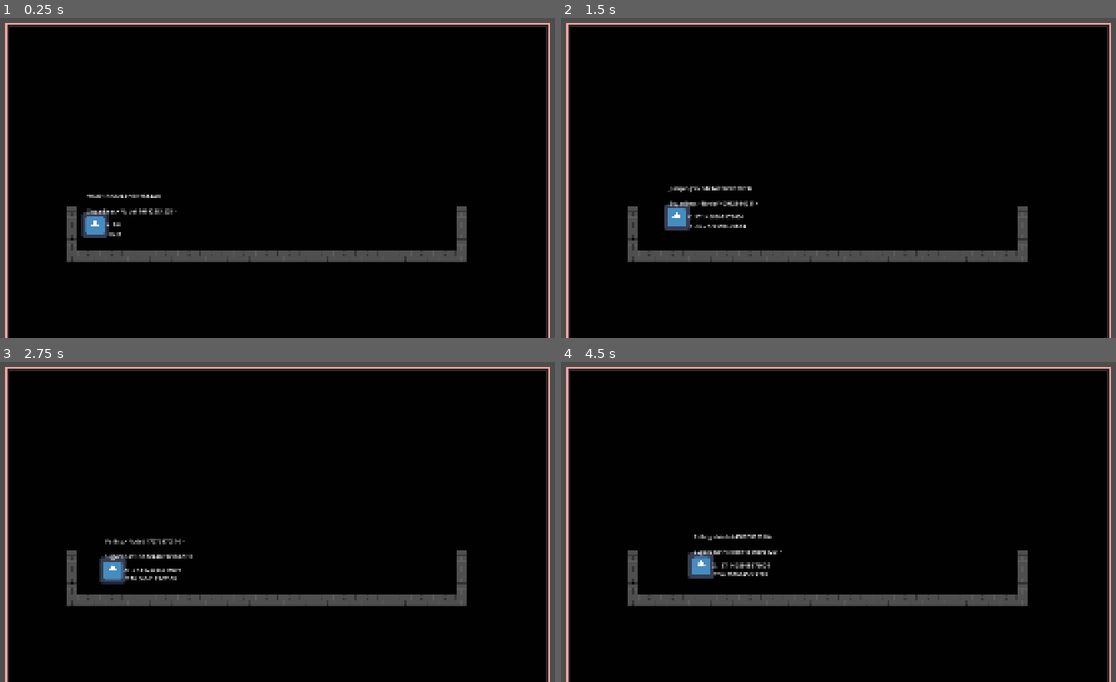
Above: before the commit, frames 1-4 (two rows, left to right).
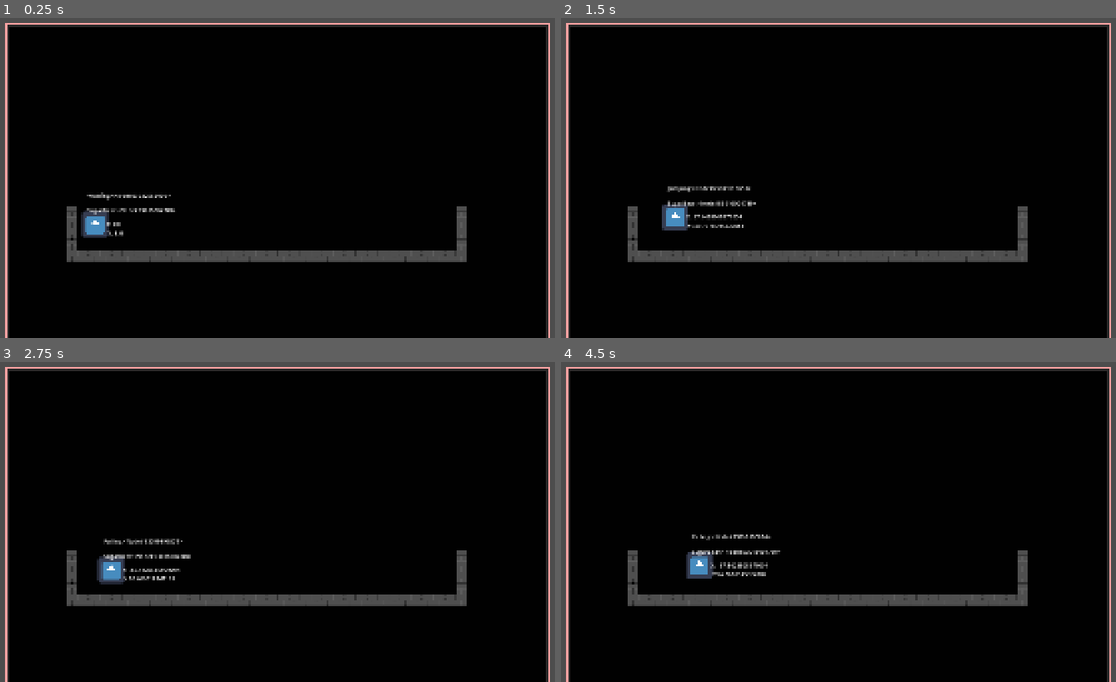
Above: after the commit, the same moments.

Repository: CamdenPix/GameOff-2026
Game: Godot game, scene res://scenes/main_game.tscn
Two runs of this game, one before a commit and one after it. Both use one fixed random seed, a clock stepped at 60 frames per second and the inputs below. The engine's default icon, where the game draws it, is replaced by a stand-in: a white triangle on a blue panel in a dark square.
Inputs:
- Up to frame 1 (0.25 s): no input
- Up to frame 2 (1.5 s): tap Enter at 0.5 s; hold D (move_right) from 0.53 s (still down); tap T at 0.6 s; tap Space (jump) at 0.77, 0.8, 1.07, 1.35 s
- Up to frame 3 (2.75 s): tap Space (jump) at 1.52, 1.82, 2.3 s; tap T at 1.55, 2.1 s; release D (move_right) at 2.03 s; hold A (move_left) from 2.03 s (still down)
- Up to frame 4 (4.5 s): release A (move_left) at 2.78 s; hold D (move_right) 2.78-4.28 s; tap T at 2.85, 4.35 s; tap Space (jump) at 3.02, 3.32, 3.6, 3.77, 4.07 s; hold A (move_left) from 4.28 s (still down)

The runs differ from the first frame. In frame 1, 0.4% of the frame differs, in the area x 14-32%, y 54-69%; in frame 2, 0.6%; in frame 3, 0.7%; in frame 4, 0.7%, in the area x 22-40%, y 53-68%.

Commit message:
OK Made the state machines allot more stable with error messaging

Diff:
--- a/Scripts/Abstract State Scripts/child_state_machine.gd
+++ b/Scripts/Abstract State Scripts/child_state_machine.gd
@@ -18,6 +18,7 @@
 @export var deactive_state: State
 @export var base_state: State
 var localOldStateMachine: ChildStateMachine
+
 
 @export_category("Movement Parameters")
 @export var Jump_Peak_Time: float = .5
@@ -44,6 +45,8 @@
 var current_state: State
 
 func _ready() -> void:
+	if debug_state_label == null and no_debug_labels == true:
+		push_error(self.name + ': Hey man the debug state label or no debug label needs to be set')
 	animal = null
 	Calculate_Movement_Parameters()
 
@@ -55,6 +58,7 @@
 	pass
 
 func init(parent: Player) -> void:
+	remote_view_animal_name = self.name
 	for child in get_children():
 		child.parent = parent
 		child.animal = self
@@ -66,6 +70,9 @@
 		current_state.exit(new_state)
 	var old_state = current_state
 	current_state = new_state
+
+	if new_state == null:
+		push_error('animal: ' + self.name + 'had a new state be null. if this happened at start of the game check if starting state, deactive state and base state are set')
 	if no_debug_labels == false:
 		debug_state_label.text = new_state.to_string()
 	current_state.enter(old_state)
--- a/Scripts/Abstract State Scripts/state.gd
+++ b/Scripts/Abstract State Scripts/state.gd
@@ -7,11 +7,14 @@
 @export
 var custom_animation_logic: bool = false
 
-
+var remote_view_animal_name: String
 @export
 var parent: CharacterBody2D
 var localOldState: State
 var animal: ChildStateMachine
+
+func _ready() -> void:
+	remote_view_animal_name = self.name
 
 func enter(oldState: State) -> void:
 	#parent.animations.play(animation_name)
--- /dev/null
+++ b/Scripts/Player/Bird/dashing.gd
@@ -0,0 +1,12 @@
+extends DashingState
+
+func additional_exit_logic(newState: State) -> void:
+	return
+func additional_enter_logic(oldState: State) -> void:
+	return
+func additional_process_physics_logic(delta:float) -> State:
+	return
+func additional_process_frame_logic(delta:float) -> State:
+	return
+func additional_process_input_logic(event: InputEvent) -> State:
+	return
--- /dev/null
+++ b/Scripts/Player/Bird/falling.gd
@@ -0,0 +1,12 @@
+extends FallingState
+
+func additional_exit_logic(newState: State) -> void:
+	return
+func additional_enter_logic(oldState: State) -> void:
+	return
+func additional_process_physics_logic(delta:float) -> State:
+	return
+func additional_process_frame_logic(delta:float) -> State:
+	return
+func additional_process_input_logic(event: InputEvent) -> State:
+	return
--- a/Scripts/Player/Bird/flap_wing.gd
+++ b/Scripts/Player/Bird/flap_wing.gd
@@ -1,8 +1,7 @@
 @icon("res://assets/chip-svgrepo-com.svg")
-extends State
+class_name FlappingState extends State
 
 func enter(oldState: State) -> void:
-	#parent.animations.play(animation_name)
 
 	pass
 
--- /dev/null
+++ b/Scripts/Player/Bird/idle.gd
@@ -0,0 +1,12 @@
+extends IdleState
+
+func additional_exit_logic(newState: State) -> void:
+	return
+func additional_enter_logic(oldState: State) -> void:
+	return
+func additional_process_physics_logic(delta:float) -> State:
+	return
+func additional_process_frame_logic(delta:float) -> State:
+	return
+func additional_process_input_logic(event: InputEvent) -> State:
+	return
--- /dev/null
+++ b/Scripts/Player/Bird/jumping.gd
@@ -0,0 +1,14 @@
+extends JumpingState
+
+@export var Flapping: FlappingState
+
+func additional_exit_logic(newState: State) -> void:
+	return
+func additional_enter_logic(oldState: State) -> void:
+	return
+func additional_process_physics_logic(delta:float) -> State:
+	return
+func additional_process_frame_logic(delta:float) -> State:
+	return
+func additional_process_input_logic(event: InputEvent) -> State:
+	return
--- /dev/null
+++ b/Scripts/Player/Bird/landing.gd
@@ -0,0 +1,12 @@
+extends LandingState
+
+func additional_exit_logic(newState: State) -> void:
+	return
+func additional_enter_logic(oldState: State) -> void:
+	return
+func additional_process_physics_logic(delta:float) -> State:
+	return
+func additional_process_frame_logic(delta:float) -> State:
+	return
+func additional_process_input_logic(event: InputEvent) -> State:
+	return
--- /dev/null
+++ b/Scripts/Player/Bird/walk.gd
@@ -0,0 +1,18 @@
+extends WalkingState
+
+func additional_exit_logic(newState: State) -> void:
+	return
+func additional_enter_logic(oldState: State) -> void:
+	return
+func additional_process_physics_logic(delta:float) -> State:
+	return
+func additional_process_frame_logic(delta:float) -> State:
+	return
+func additional_process_input_logic(event: InputEvent) -> State:
+	if event is InputEventKey and event.pressed:
+		if event.keycode == KEY_T:
+			print("t")
+			parent.velocity.x *= 2
+	return
+func additional_move_logic(delta:float) -> void:
+	return
--- a/scenes/player.tscn
+++ b/scenes/player.tscn
@@ -3,15 +3,20 @@
 [ext_resource type="Script" uid="uid://dnsp2xc5r75m3" path="res://Scripts/Player/player_parent_state_machine.gd" id="1_3vyb7"]
 [ext_resource type="Script" uid="uid://chc56cy76um8y" path="res://scenes/player.gd" id="1_dqkch"]
 [ext_resource type="Script" uid="uid://ca8ix522mmcvv" path="res://Scripts/Player/Bird/bird_state_machine.gd" id="2_g2els"]
-[ext_resource type="Script" uid="uid://cydbmyrb042lj" path="res://Scripts/Player/Bird/grounded_jump.gd" id="3_qhqgy"]
 [ext_resource type="Script" uid="uid://cwjt0dqonkxtr" path="res://Scripts/Abstract State Scripts/animal_resource.gd" id="4_a8ls1"]
 [ext_resource type="Texture2D" uid="uid://cingnt5lrcoku" path="res://icon.svg" id="5_qlg0r"]
+[ext_resource type="Script" uid="uid://b83weq6rd5bpa" path="res://Scripts/Player/Bird/walk.gd" id="7_qfm1y"]
 [ext_resource type="Script" uid="uid://dysklje3t01br" path="res://Scripts/Player/Bird/flap_wing.gd" id="7_ur7pv"]
 [ext_resource type="Script" uid="uid://5tdjqwwbdmx1" path="res://Scripts/Player/SugarBear/Walk.gd" id="7_y4r1p"]
 [ext_resource type="Script" uid="uid://snt05gduaxdv" path="res://Scripts/Player/SugarBear/dashing.gd" id="8_d2wvv"]
+[ext_resource type="Script" uid="uid://b8kuwukqb6kpx" path="res://Scripts/Player/Bird/landing.gd" id="8_fulsm"]
 [ext_resource type="Script" uid="uid://cc5inuve0unp2" path="res://Scripts/Player/SugarBear/sugar_bear_state_machine.gd" id="8_y4r1p"]
+[ext_resource type="Script" uid="uid://xw647mn6prgr" path="res://Scripts/Player/Bird/jumping.gd" id="9_4r5pv"]
 [ext_resource type="Script" uid="uid://3jkatjcbd1hb" path="res://Scripts/Player/SugarBear/jumping.gd" id="9_jej6c"]
 [ext_resource type="Script" uid="uid://l4fgobvcx73j" path="res://Scripts/Player/SugarBear/falling.gd" id="10_f1ej7"]
+[ext_resource type="Script" uid="uid://bqlswfisxixr7" path="res://Scripts/Player/Bird/falling.gd" id="10_i4ail"]
+[ext_resource type="Script" uid="uid://hebwg3stvyny" path="res://Scripts/Player/Bird/idle.gd" id="11_4ni07"]
+[ext_resource type="Script" uid="uid://b7ue0y67rwff" path="res://Scripts/Player/Bird/dashing.gd" id="11_a38lo"]
 [ext_resource type="Script" uid="uid://7bb5jq47ukrj" path="res://Scripts/Player/SugarBear/idle.gd" id="11_f1ej7"]
 [ext_resource type="Script" uid="uid://qnmwbc3twpqd" path="res://Scripts/Player/Deactive/deactive_state_machine.gd" id="12_f1ej7"]
 [ext_resource type="Script" uid="uid://cpij4htxn7v7b" path="res://Scripts/Player/SugarBear/landing.gd" id="12_oprun"]
@@ -21,13 +26,20 @@
 radius = 32.0
 height = 128.0
 
+[sub_resource type="Resource" id="Resource_qdonj"]
+script = ExtResource("4_a8ls1")
+collision_shape = SubResource("CapsuleShape2D_60mlk")
+metadata/_custom_type_script = "uid://cwjt0dqonkxtr"
+
 [sub_resource type="Resource" id="Resource_qfm1y"]
 script = ExtResource("4_a8ls1")
+collision_shape = SubResource("CapsuleShape2D_60mlk")
 metadata/_custom_type_script = "uid://cwjt0dqonkxtr"
 
 [sub_resource type="Curve" id="Curve_a8ls1"]
 _data = [Vector2(0, 0), 0.0, 2.85, 0, 0, Vector2(1, 1), 0.0, 0.0, 0, 0]
 point_count = 2
+metadata/_snap_enabled = true
 
 [node name="Player" type="CharacterBody2D" unique_id=139764919 node_paths=PackedStringArray("parent_state_machine", "velocity_label")]
 script = ExtResource("1_dqkch")
@@ -46,23 +58,55 @@
 
 [node name="Bird" type="Node" parent="ParentStateMachine" unique_id=1290409226 node_paths=PackedStringArray("debug_state_label", "starting_state", "deactive_state", "base_state")]
 script = ExtResource("2_g2els")
+animal_resource = SubResource("Resource_qdonj")
 debug_state_label = NodePath("../../StateLabel")
-starting_state = NodePath("Grounded Jump")
-deactive_state = NodePath("Grounded Jump")
-base_state = NodePath("Grounded Jump")
-
-[node name="Grounded Jump" type="Node" parent="ParentStateMachine/Bird" unique_id=893226061]
-script = ExtResource("3_qhqgy")
+starting_state = NodePath("Jumping")
+deactive_state = NodePath("Idle")
+base_state = NodePath("Jumping")
 
 [node name="Flap Wing" type="Node" parent="ParentStateMachine/Bird" unique_id=1672023302]
 script = ExtResource("7_ur7pv")
+
+[node name="Walking" type="Node" parent="ParentStateMachine/Bird" unique_id=1249936798 node_paths=PackedStringArray("dashing_state", "jumping_state", "falling_state", "coyote_timer")]
+script = ExtResource("7_qfm1y")
+dashing_state = NodePath("../Dashing")
+jumping_state = NodePath("../Jumping")
+falling_state = NodePath("../../SugarBear/Falling")
+coyote_timer = NodePath("Timer")
+
+[node name="Timer" type="Timer" parent="ParentStateMachine/Bird/Walking" unique_id=1651982010]
+
+[node name="Landing" type="Node" parent="ParentStateMachine/Bird" unique_id=164240551 node_paths=PackedStringArray("idle_timer", "idle_state", "walking_state")]
+script = ExtResource("8_fulsm")
+idle_timer = NodePath("Timer")
+idle_state = NodePath("../Idle")
+walking_state = NodePath("../Walking")
+
+[node name="Timer" type="Timer" parent="ParentStateMachine/Bird/Landing" unique_id=183789261]
+
+[node name="Jumping" type="Node" parent="ParentStateMachine/Bird" unique_id=630225543 node_paths=PackedStringArray("Flapping", "falling_state")]
+script = ExtResource("9_4r5pv")
+Flapping = NodePath("../Flap Wing")
+falling_state = NodePath("../../SugarBear/Falling")
+
+[node name="Falling" type="Node" parent="ParentStateMachine/Bird" unique_id=1876470443 node_paths=PackedStringArray("landing_state")]
+script = ExtResource("10_i4ail")
+landing_state = NodePath("../Landing")
+
+[node name="Idle" type="Node" parent="ParentStateMachine/Bird" unique_id=556276015 node_paths=PackedStringArray("walking_state", "jumping_state")]
+script = ExtResource("11_4ni07")
+walking_state = NodePath("../Walking")
+jumping_state = NodePath("../Jumping")
+
+[node name="Dashing" type="Node" parent="ParentStateMachine/Bird" unique_id=1597557432]
+script = ExtResource("11_a38lo")
 
 [node name="SugarBear" type="Node" parent="ParentStateMachine" unique_id=1617720625 node_paths=PackedStringArray("Bird", "debug_state_label", "starting_state", "deactive_state", "base_state")]
 script = ExtResource("8_y4r1p")
 Bird = NodePath("../Bird")
 animal_resource = SubResource("Resource_qfm1y")
 debug_state_label = NodePath("../../StateLabel")
-starting_state = NodePath("Walk")
+starting_state = NodePath("Walking")
 deactive_state = NodePath("Idle")
 base_state = NodePath("Jumping")
 Jump_Peak_Time = 0.75
@@ -74,14 +118,14 @@
 Ground_Past_Max_Speed_Decceleration = 3.0
 Ground_Speed_Curve = SubResource("Curve_a8ls1")
 
-[node name="Walk" type="Node" parent="ParentStateMachine/SugarBear" unique_id=305116382 node_paths=PackedStringArray("dashing_state", "jumping_state", "falling_state", "coyote_timer")]
+[node name="Walking" type="Node" parent="ParentStateMachine/SugarBear" unique_id=305116382 node_paths=PackedStringArray("dashing_state", "jumping_state", "falling_state", "coyote_timer")]
 script = ExtResource("7_y4r1p")
 dashing_state = NodePath("../Dashing")
 jumping_state = NodePath("../Jumping")
 falling_state = NodePath("../Falling")
 coyote_timer = NodePath("Timer")
 
-[node name="Timer" type="Timer" parent="ParentStateMachine/SugarBear/Walk" unique_id=1749590410]
+[node name="Timer" type="Timer" parent="ParentStateMachine/SugarBear/Walking" unique_id=1749590410]
 wait_time = 0.3
 one_shot = true
 
@@ -98,14 +142,14 @@
 
 [node name="Idle" type="Node" parent="ParentStateMachine/SugarBear" unique_id=971343740 node_paths=PackedStringArray("walking_state", "jumping_state")]
 script = ExtResource("11_f1ej7")
-walking_state = NodePath("../Walk")
+walking_state = NodePath("../Walking")
 jumping_state = NodePath("../Jumping")
 
 [node name="Landing" type="Node" parent="ParentStateMachine/SugarBear" unique_id=1779215012 node_paths=PackedStringArray("idle_timer", "idle_state", "walking_state")]
 script = ExtResource("12_oprun")
 idle_timer = NodePath("Timer")
 idle_state = NodePath("../Idle")
-walking_state = NodePath("../Walk")
+walking_state = NodePath("../Walking")
 
 [node name="Timer" type="Timer" parent="ParentStateMachine/SugarBear/Landing" unique_id=1157127932]
 
@@ -148,5 +192,5 @@
 
 [node name="CollisionShape2D" type="CollisionShape2D" parent="Area2D" unique_id=258571584]
 
-[connection signal="timeout" from="ParentStateMachine/SugarBear/Walk/Timer" to="ParentStateMachine/SugarBear/Walk" method="_on_timer_timeout"]
+[connection signal="timeout" from="ParentStateMachine/SugarBear/Walking/Timer" to="ParentStateMachine/SugarBear/Walking" method="_on_timer_timeout"]
 [connection signal="timeout" from="ParentStateMachine/SugarBear/Landing/Timer" to="ParentStateMachine/SugarBear/Landing" method="_on_timer_timeout"]
Not shown, added: Scripts/Player/Bird/dashing.gd.uid
Not shown, added: Scripts/Player/Bird/falling.gd.uid
Not shown, added: Scripts/Player/Bird/idle.gd.uid
Not shown, added: Scripts/Player/Bird/jumping.gd.uid
Not shown, added: Scripts/Player/Bird/landing.gd.uid
Not shown, added: Scripts/Player/Bird/walk.gd.uid
